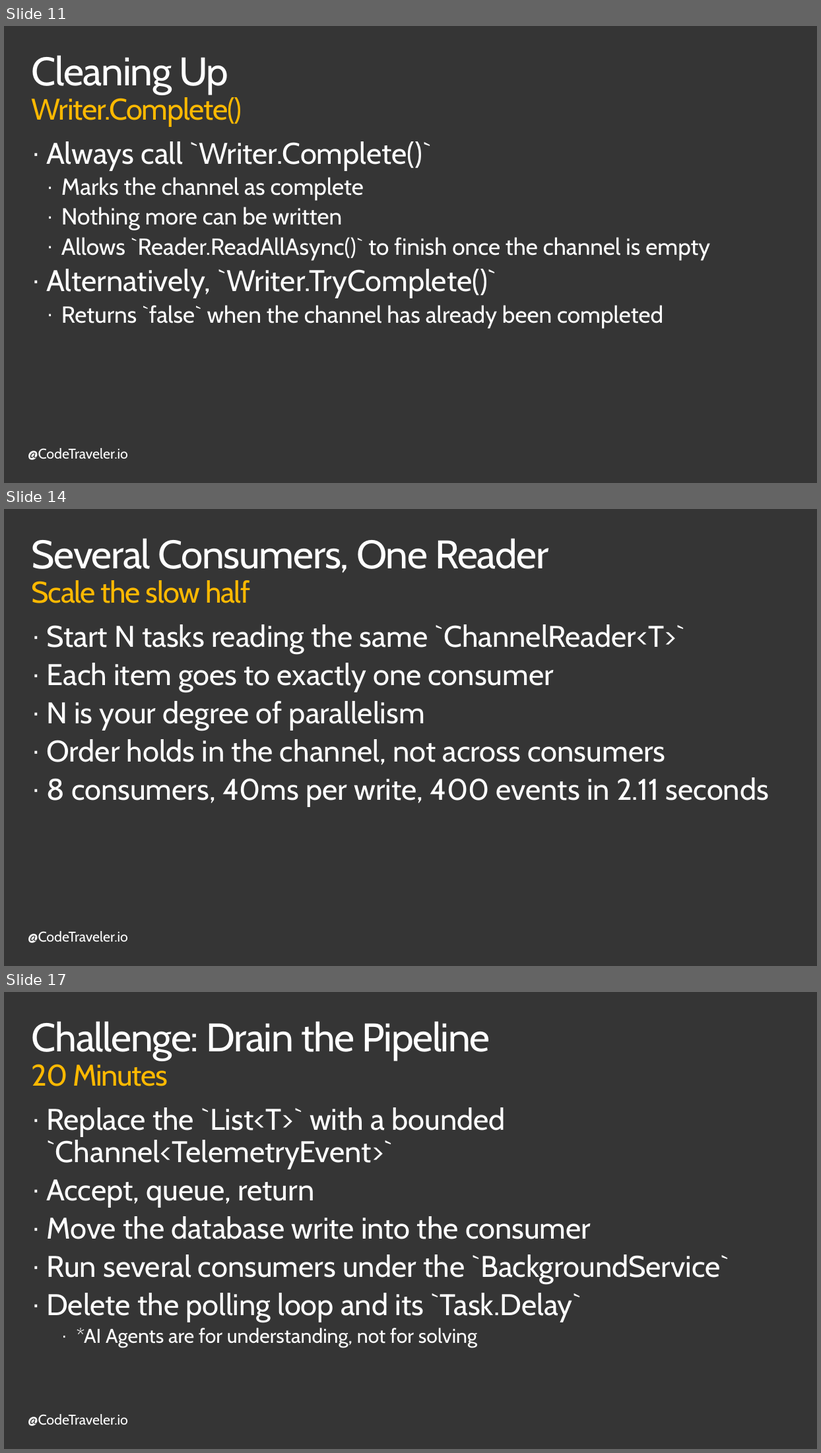
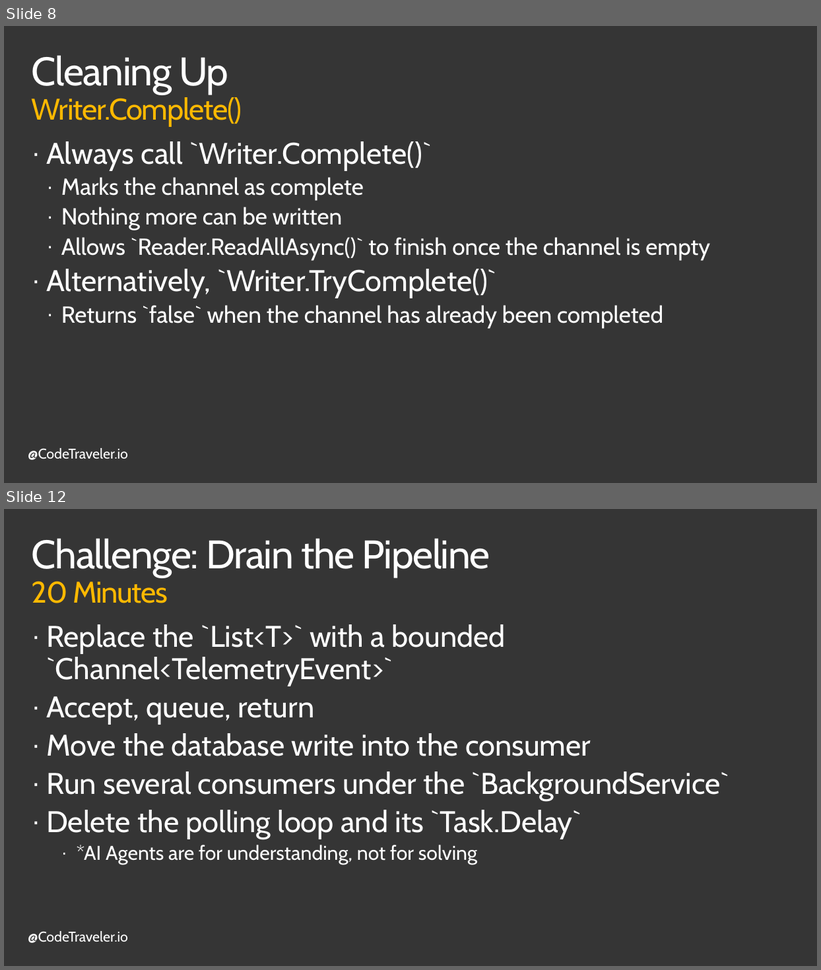
Before and after one commit to TheCodeTraveler/BecomeAnExpertWithAsyncAwait, a slide deck: 9. Channels/Channels.pptx. Shown one above the other, each under a label of ours: slides 11, 14 and 17 before the commit, slides 8 and 12 after it; the slides between them are not shown. The pictures are 821x1453 and 821x970 pixels, drawn with LibreOffice and Linux fonts; fonts in the diff are those of the drawing; background and template pictures are left out. Boxes give left, top, right and bottom in pixels: in the first picture for what was removed or moved away, otherwise in the second. Text is boxed around its words. In the diff, an @@ line names an element or a change of style, - is before the commit and + after.

```diff
--- a/9. Channels/Channels.pptx
+++ b/9. Channels/Channels.pptx
@@ slide 14 removed at bbox=[4, 509, 817, 966], background #353535; not listed: 1 template element that a slide beside it also shows @@
@@ title removed at bbox=[32, 538, 549, 603] @@
-Several Consumers, One Reader
-Scale the slow half
@@ text removed at bbox=[46, 625, 769, 807] @@
-· Start N tasks reading the same `ChannelReader<T>`
-· Each item goes to exactly one consumer
-· N is your degree of parallelism
-· Order holds in the channel, not across consumers
-· 8 consumers, 40ms per write, 400 events in 2.11 seconds
@@ what was slide 11 is now slide 8 @@
@@ what was slide 17 is now slide 12 @@
```
Also in this commit, not shown: 8 slides changed, 1 slide added, 5 other slides removed.
